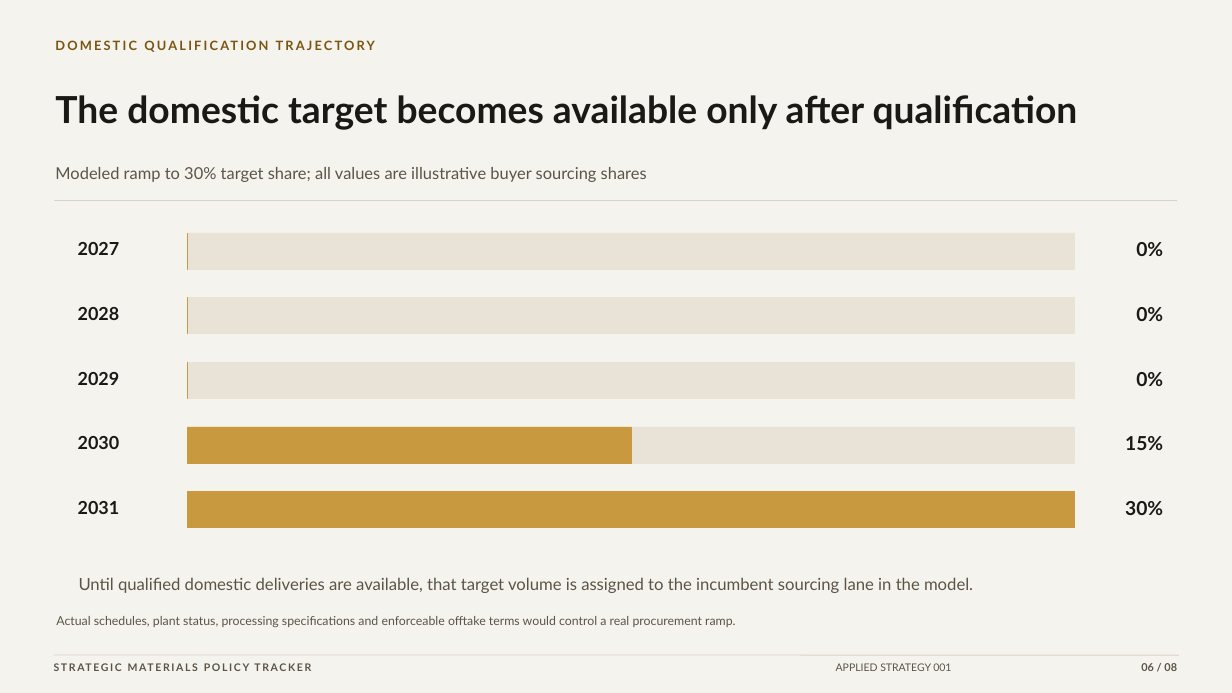
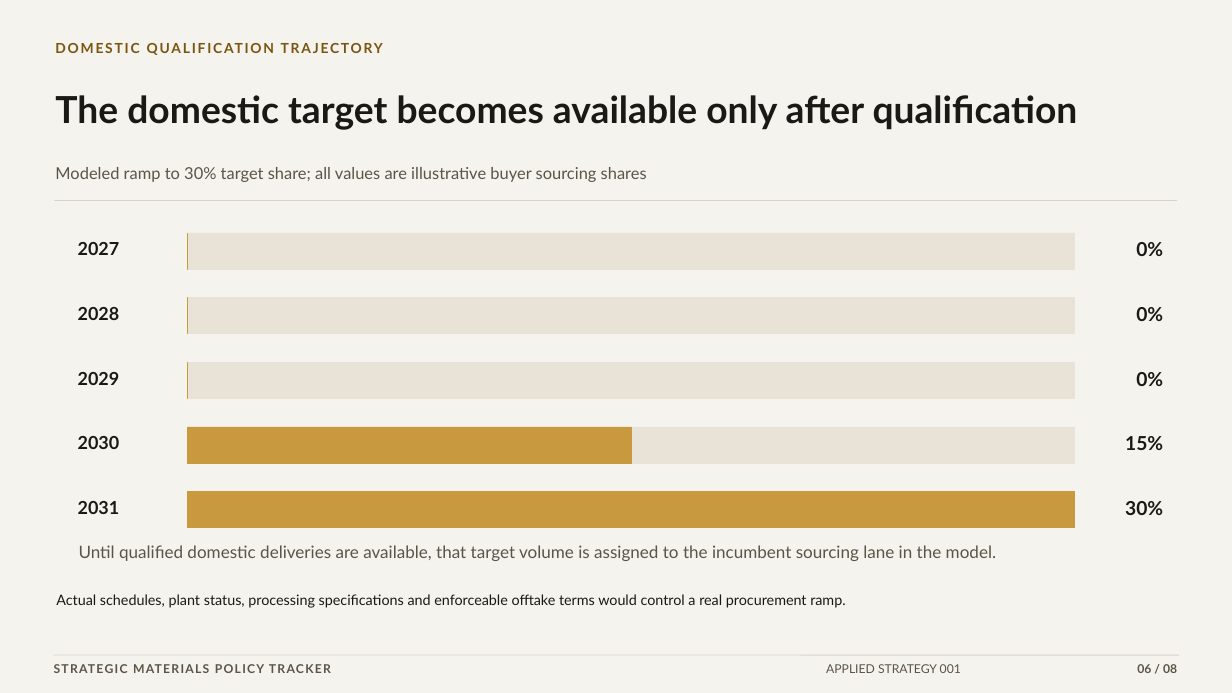
Before and after one commit to VSSpowerlifting/strategic-materials-policy-tracker, a slide deck: slide 6 of public/research/applied-001/antimony-supply-resilience-archivo-executive.pptx. Drawn at 1232x693 pixels with LibreOffice and Linux fonts; fonts in the diff are those of the drawing. Boxes give left, top, right and bottom in pixels: in the first picture for what was removed or moved away, otherwise in the second. Text is boxed around its words. In the diff, an @@ line names an element or a change of style, - is before the commit and + after.

```diff
--- a/public/research/applied-001/antimony-supply-resilience-archivo-executive.pptx
+++ b/public/research/applied-001/antimony-supply-resilience-archivo-executive.pptx
@@ text "DOMESTIC QUALIFICATION TRAJECTORY" at (55,36,1146,59): size 10 to 10.8 pt, letter spacing 1.7 to 1.4 pt @@
@@ text "Until qualified domestic deliveries are ...": place and size @@
-text "Until qualified domestic deliveries are ..." at (79,577,973,593)
+text "Until qualified domestic deliveries are ..." at (79,545,996,561)
@@ text "Until qualified domestic deliveries are ..." at (79,545,996,561): size 13 to 13.3 pt @@
@@ text "Actual schedules, plant status, processing ...": place and size @@
-text "Actual schedules, plant status, processing ..." at (56,616,735,627)
+text "Actual schedules, plant status, processing ..." at (56,594,845,608)
@@ text "Actual schedules, plant status, processing ..." at (56,594,845,608): size 9.6 to 11.2 pt, text colour #5B5548 to #1B1915 @@
@@ text "STRATEGIC MATERIALS POLICY TRACKER" at (54,660,479,678): size 8.2 to 9.5 pt, letter spacing 1.3 to 1 pt @@
@@ text "APPLIED STRATEGY 001" at (826,664,961,673): size 8.2 to 9.5 pt @@
@@ text "06 / 08" at (1137,664,1177,673): size 8.5 to 9.5 pt @@
```
Also in this commit, not shown: 7 other slides changed, 4 other files.
